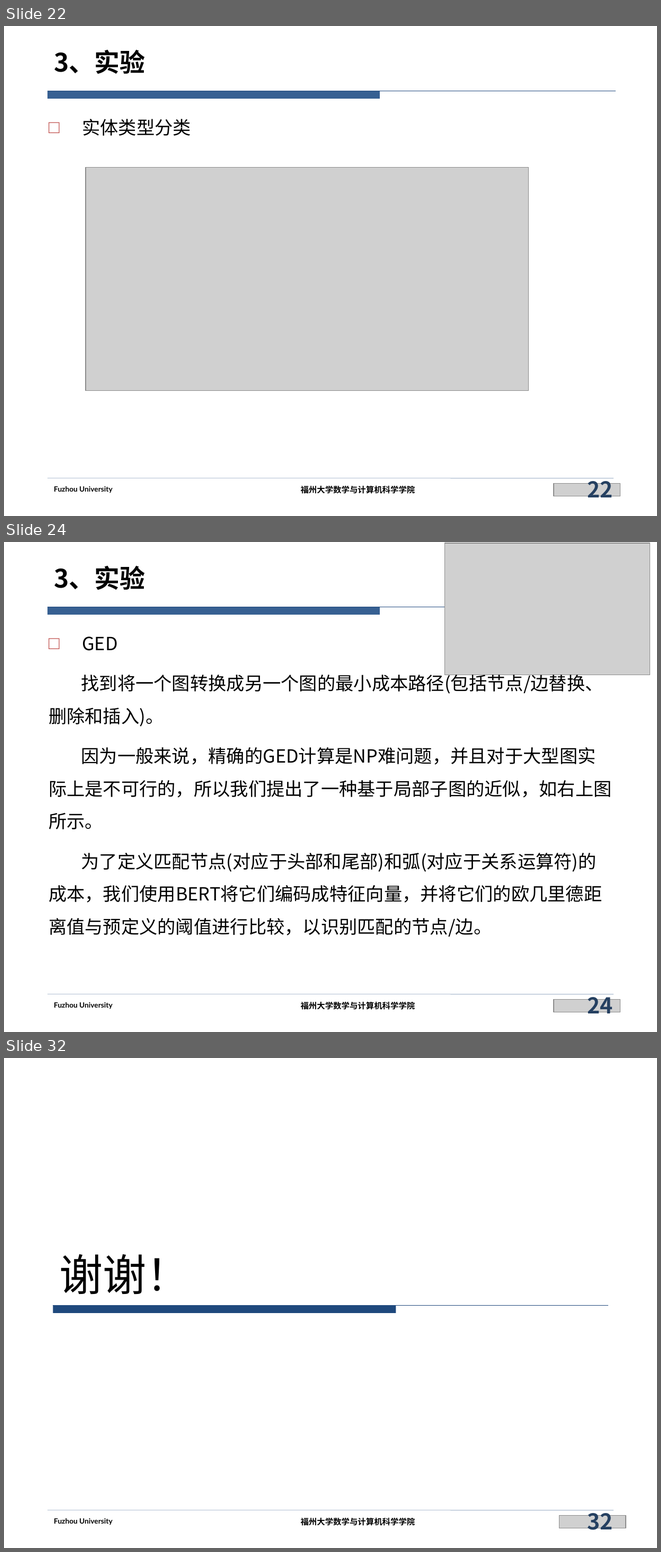
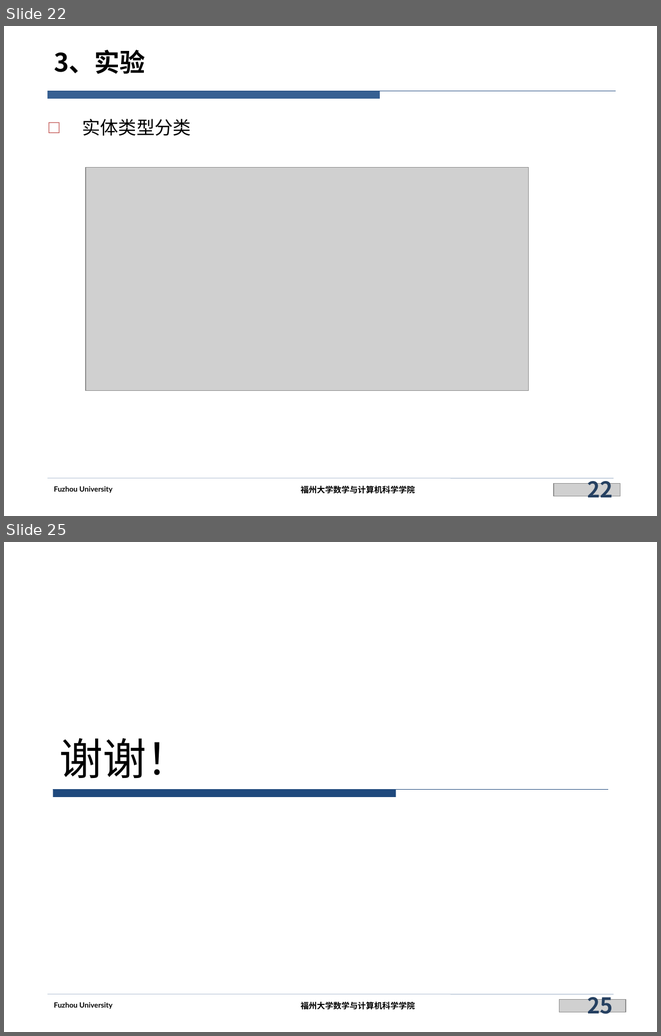
Before and after one commit to siberia0015/Paper-Report, a slide deck: 实验室/ConnectE/ConnectE.pptx. Shown one above the other, each under a label of ours: slides 22, 24 and 32 before the commit, slides 22 and 25 after it; the slides between them are not shown. The pictures are 661x1552 and 661x1036 pixels, drawn with LibreOffice and Linux fonts; fonts in the diff are those of the drawing; grey boxes stand for pictures; background and template pictures are left out. Boxes give left, top, right and bottom in pixels: in the first picture for what was removed or moved away, otherwise in the second. Text is boxed around its words. In the diff, an @@ line names an element or a change of style, - is before the commit and + after.

```diff
--- a/实验室/ConnectE/ConnectE.pptx
+++ b/实验室/ConnectE/ConnectE.pptx
@@ slide 24 removed at (4,542,657,1032), background #FFFFFF; not listed: 5 template elements that a slide beside it also shows @@
@@ picture removed at (445,543,650,675) @@
@@ title removed at (54,566,145,590) @@
-3、实验
@@ text removed at (49,636,612,936) @@
-□ GED
-找到将一个图转换成另一个图的最小成本路径(包括节点/边替换、删除和插入)。
-因为一般来说，精确的GED计算是NP难问题，并且对于大型图实际上是不可行的，所以我们提出了一种基于局部子图的近似，如右上图所示。
-为了定义匹配节点(对应于头部和尾部)和弧(对应于关系运算符)的成本，我们使用BERT将它们编码成特征向量，并将它们的欧几里德距离值与预定义的阈值进行比较，以识别匹配的节点/边。
@@ picture removed at (554,999,620,1012) @@
@@ page number removed at (587,990,612,1018) @@
-24
@@ what was slide 32 is now slide 25 @@
@@ page number at (587,990,612,1018): text changed @@
-32
+25
```
Also in this commit, not shown: 2 slides changed, 6 other slides removed.
